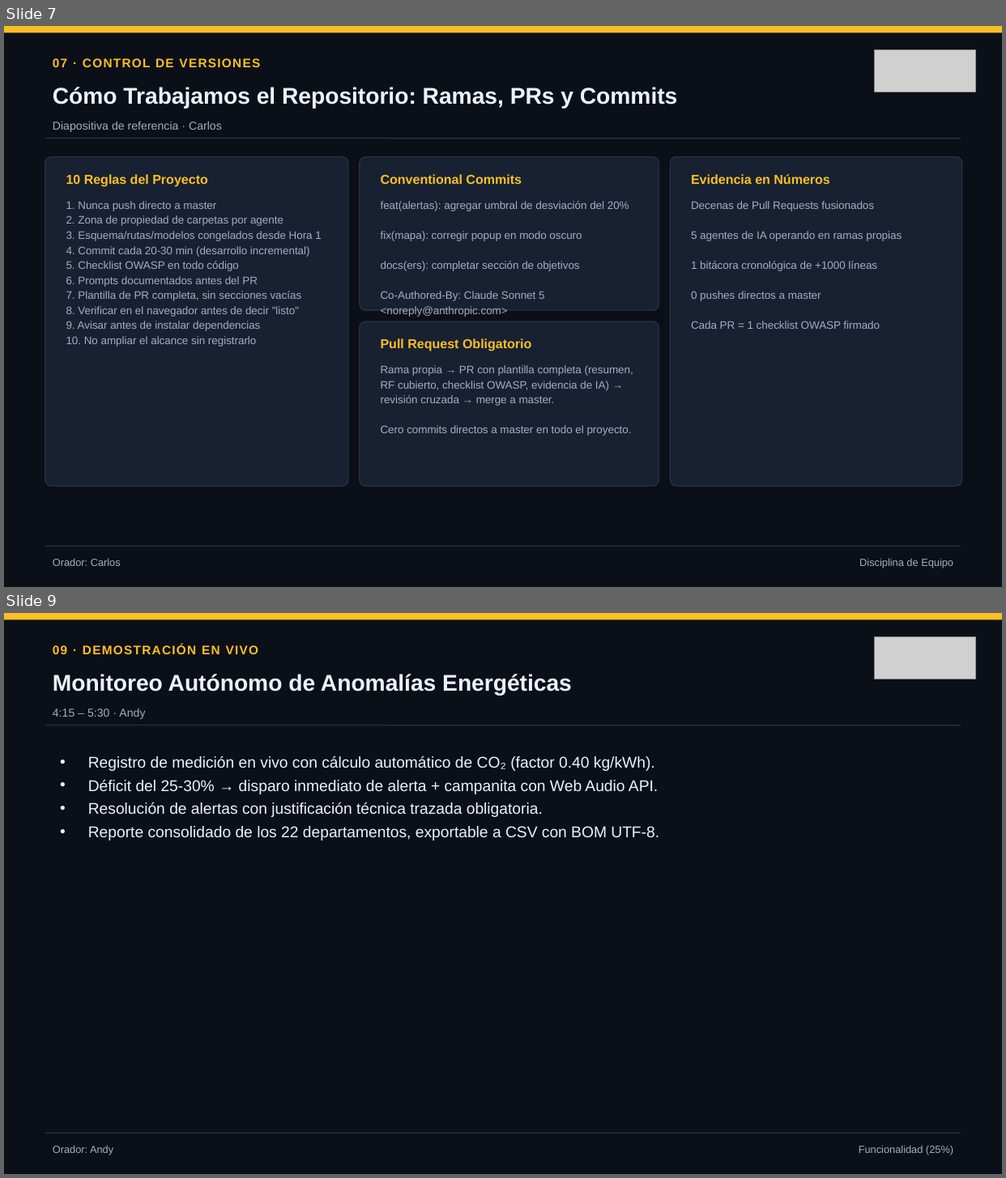
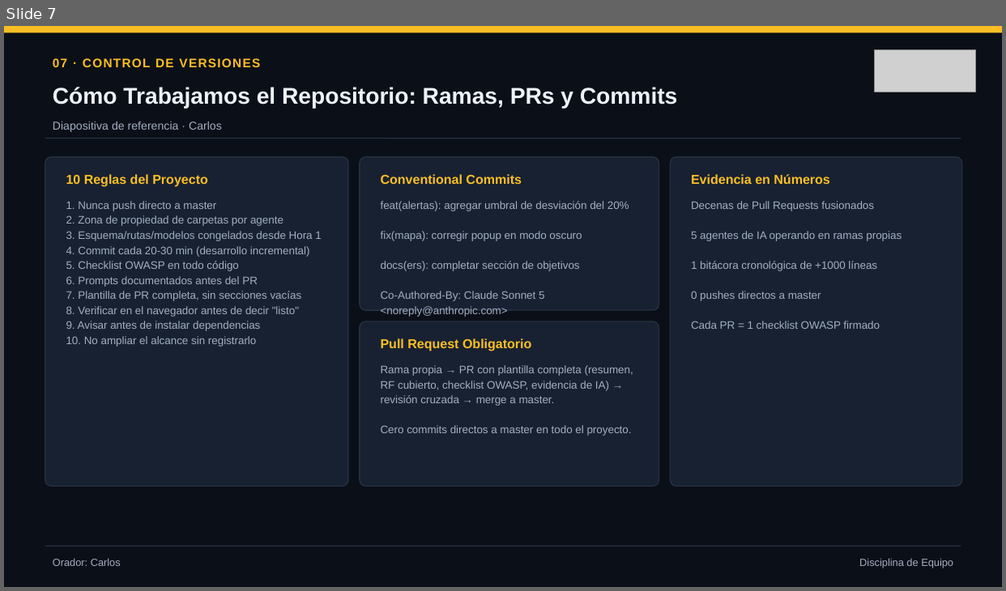
Before and after one commit to Andy13K/Dia_del_programador_IA, a slide deck: docs/export/Presentacion-Kin-Solar-Guatemala.pptx. Shown one above the other, each under a label of ours: slides 7 and 9 before the commit, slide 7 after it; the slides between them are not shown. The pictures are 1006x1178 and 1006x591 pixels, drawn with LibreOffice and Linux fonts; fonts in the diff are those of the drawing; grey boxes stand for pictures. Boxes give left, top, right and bottom in pixels: in the first picture for what was removed or moved away, otherwise in the second. Text is boxed around its words. In the diff, an @@ line names an element or a change of style, - is before the commit and + after.

```diff
--- a/docs/export/Presentacion-Kin-Solar-Guatemala.pptx
+++ b/docs/export/Presentacion-Kin-Solar-Guatemala.pptx
@@ slide 9 removed at (x1=4, y1=613, x2=1002, y2=1174), background #0B0F17 @@
@@ rectangle removed at (x1=4, y1=613, x2=1002, y2=619) @@
@@ text removed at (x1=53, y1=645, x2=259, y2=654) @@
-09 · DEMOSTRACIÓN EN VIVO
@@ picture removed at (x1=875, y1=637, x2=976, y2=679) @@
@@ text removed at (x1=53, y1=674, x2=572, y2=696) @@
-Monitoreo Autónomo de Anomalías Energéticas
@@ text removed at (x1=53, y1=709, x2=145, y2=719) @@
-4:15 – 5:30 · Andy
@@ line removed from (45, 726) to (961, 726) @@
@@ text removed at (x1=88, y1=756, x2=659, y2=841) @@
-• Registro de medición en vivo con cálculo automático de CO₂ (factor 0.40 kg/kWh).
-• Déficit del 25-30% → disparo inmediato de alerta + campanita con Web Audio API.
-• Resolución de alertas con justificación técnica trazada obligatoria.
-• Reporte consolidado de los 22 departamentos, exportable a CSV con BOM UTF-8.
@@ line removed from (45, 1133) to (961, 1133) @@
@@ text removed at (x1=53, y1=1145, x2=113, y2=1156) @@
-Orador: Andy
@@ text removed at (x1=859, y1=1145, x2=953, y2=1156) @@
-Funcionalidad (25%)
```
Also in this commit, not shown: 12 other slides changed, 2 slides added, 2 other slides removed, 12 other files.
